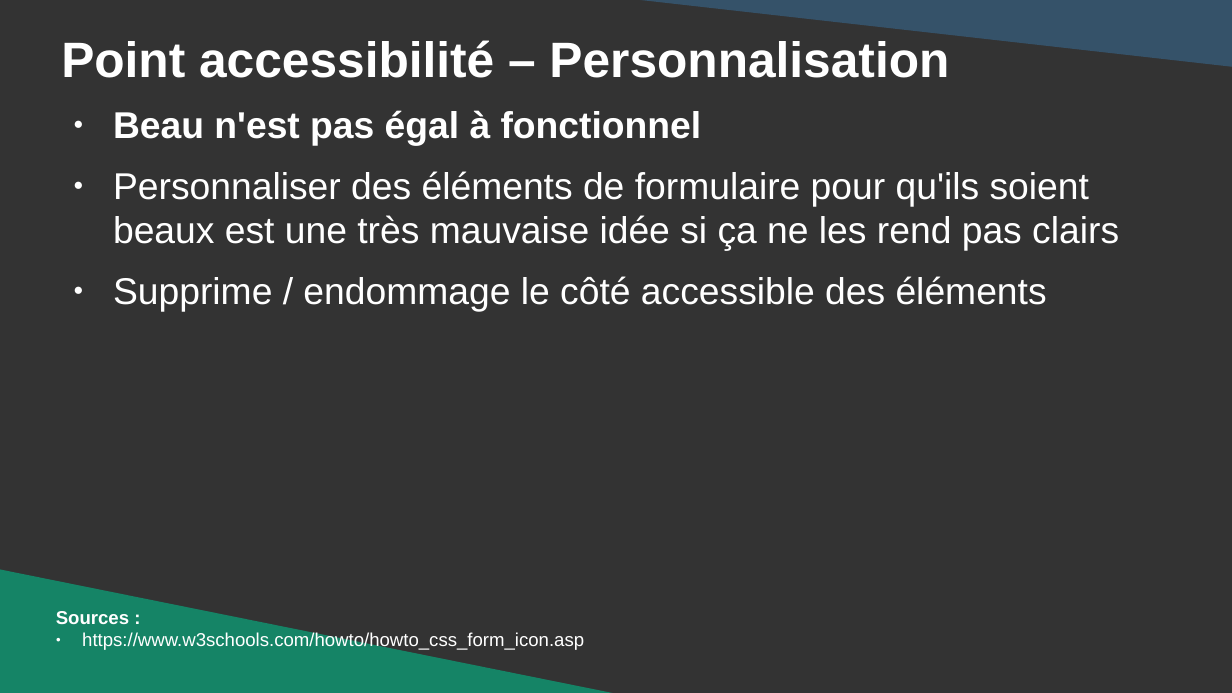
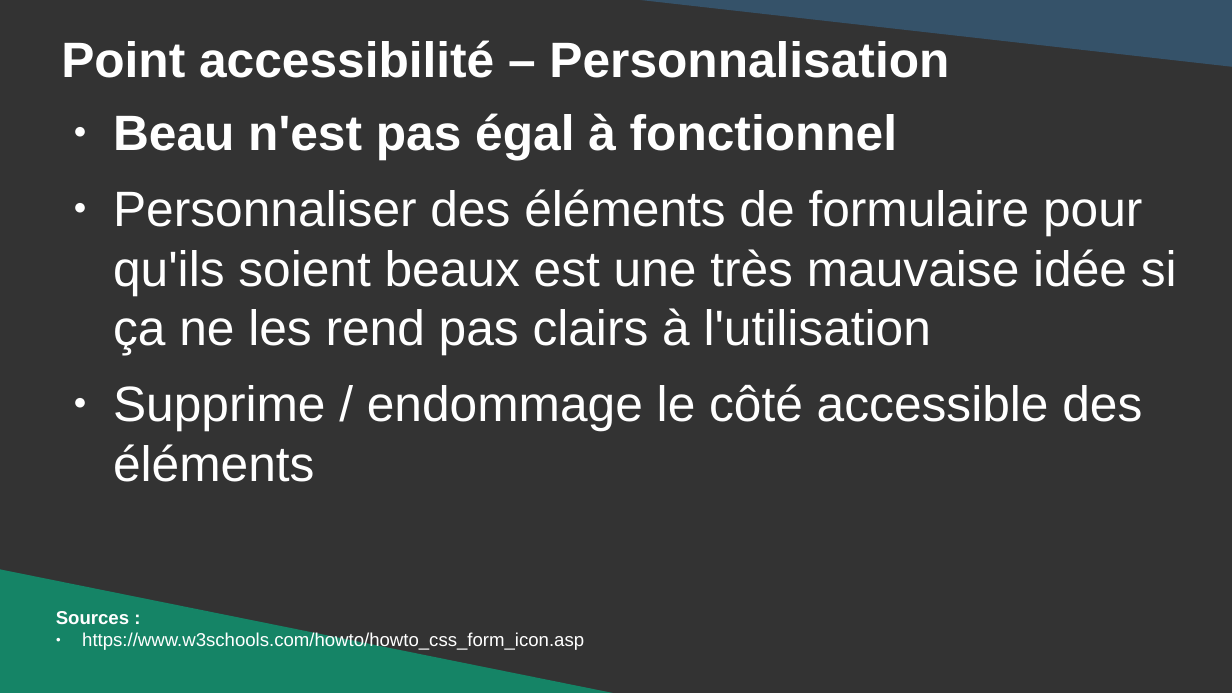
Before and after one commit to DanYellow/cours, a slide deck: slide 58 of integration-web-s1/travaux-pratiques/numero-3/presentation.odp. Drawn at 1232x693 pixels with LibreOffice and Linux fonts; fonts in the diff are those of the drawing. Boxes give left, top, right and bottom in pixels: in the first picture for what was removed or moved away, otherwise in the second. Text is boxed around its words. In the diff, an @@ line names an element or a change of style, - is before the commit and + after.

```diff
--- a/integration-web-s1/travaux-pratiques/numero-3/presentation.odp
+++ b/integration-web-s1/travaux-pratiques/numero-3/presentation.odp
@@ text at box(113, 113, 1142, 482): size 24 to 32 pt in "Beau n'est pas égal à fonctionnel", "Supprime / endommage le côté accessible des ..." @@
@@ text at box(113, 189, 1177, 355): text changed; size 24 to 32 pt @@
-● Personnaliser des éléments de formulaire pour qu'ils soient beaux est une très mauvaise idée si ça ne les rend pas clairs
+● Personnaliser des éléments de formulaire pour qu'ils soient beaux est une très mauvaise idée si ça ne les rend pas clairs à l'utilisation
```
Also in this commit, not shown: 10 other files.
